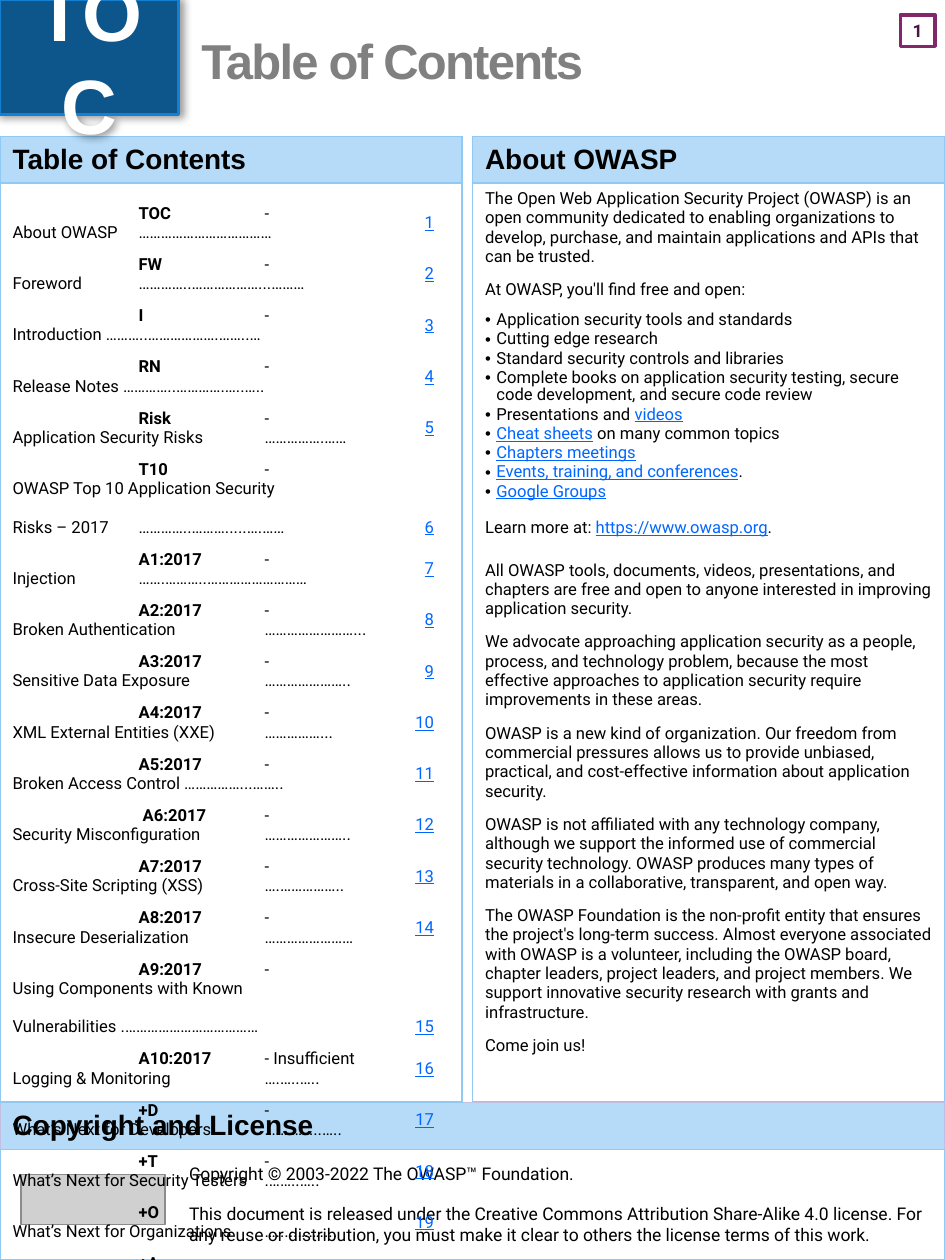
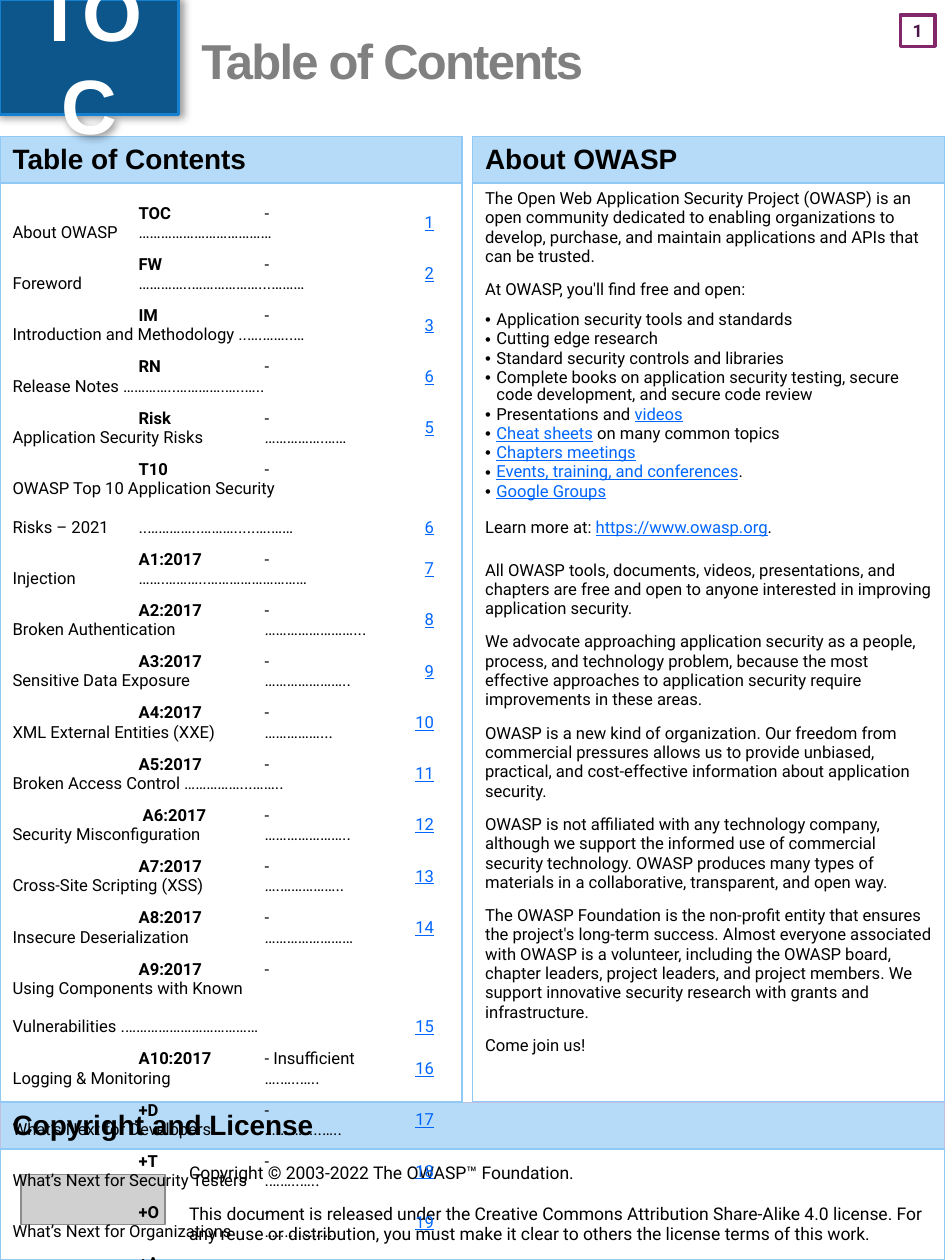
Before and after one commit to OWASP/Top10, a slide deck: slide 2 of 2021/docs/OWASP Top 10-2021 (en).pptx. Drawn at 945x1260 pixels with LibreOffice and Linux fonts; fonts in the diff are those of the drawing; grey boxes stand for pictures. Boxes give left, top, right and bottom in pixels: in the first picture for what was removed or moved away, otherwise in the second. Text is boxed around its words. In the diff, an @@ line names an element or a change of style, - is before the commit and + after.

```diff
--- a/2021/docs/OWASP Top 10-2021 (en).pptx
+++ b/2021/docs/OWASP Top 10-2021 (en).pptx
@@ table at [0, 198, 466, 1247] @@
-row 3, column 1: I - Introduction ………..……………….……..…
+row 3, column 1: IM - Introduction and Methodology ..….……..…
-row 4, column 2: 4
+row 4, column 2: 6
-row 6, column 1: T10 - OWASP Top 10 Application Security Risks – 2017 …………..……….....….……
+row 6, column 1: T10 - OWASP Top 10 Application Security Risks – 2021 ..…………..……….....….……
```
Also in this commit, not shown: 4 other slides changed, 2 slides added, 1 slide removed, 1 other file.
